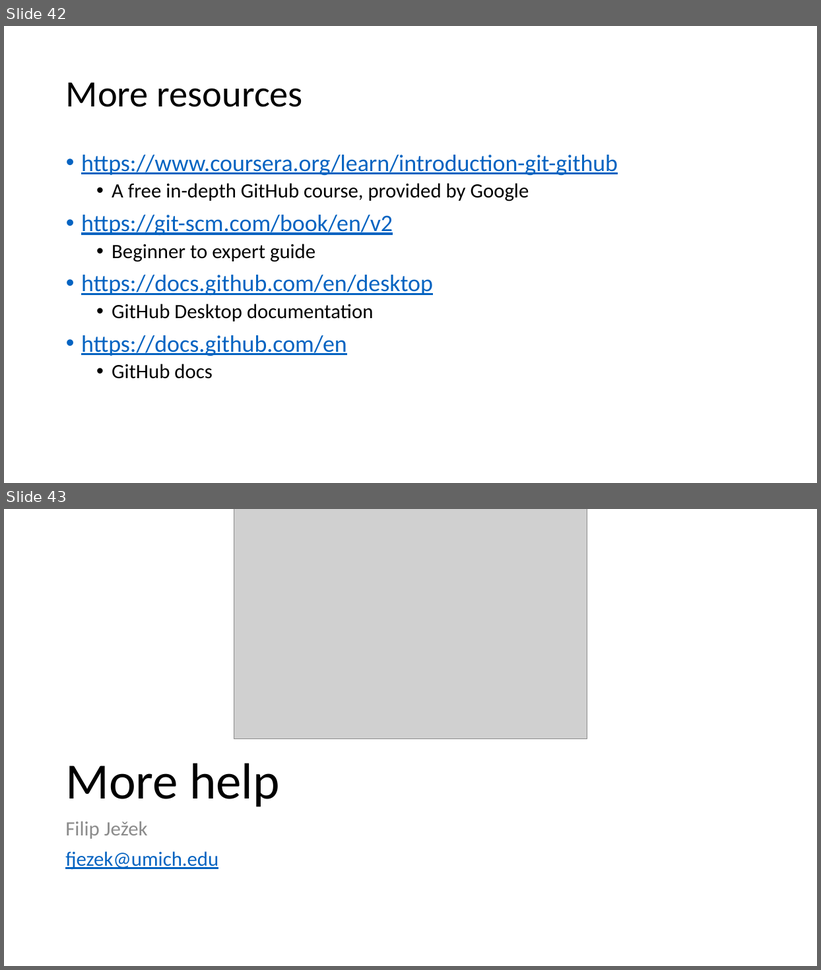
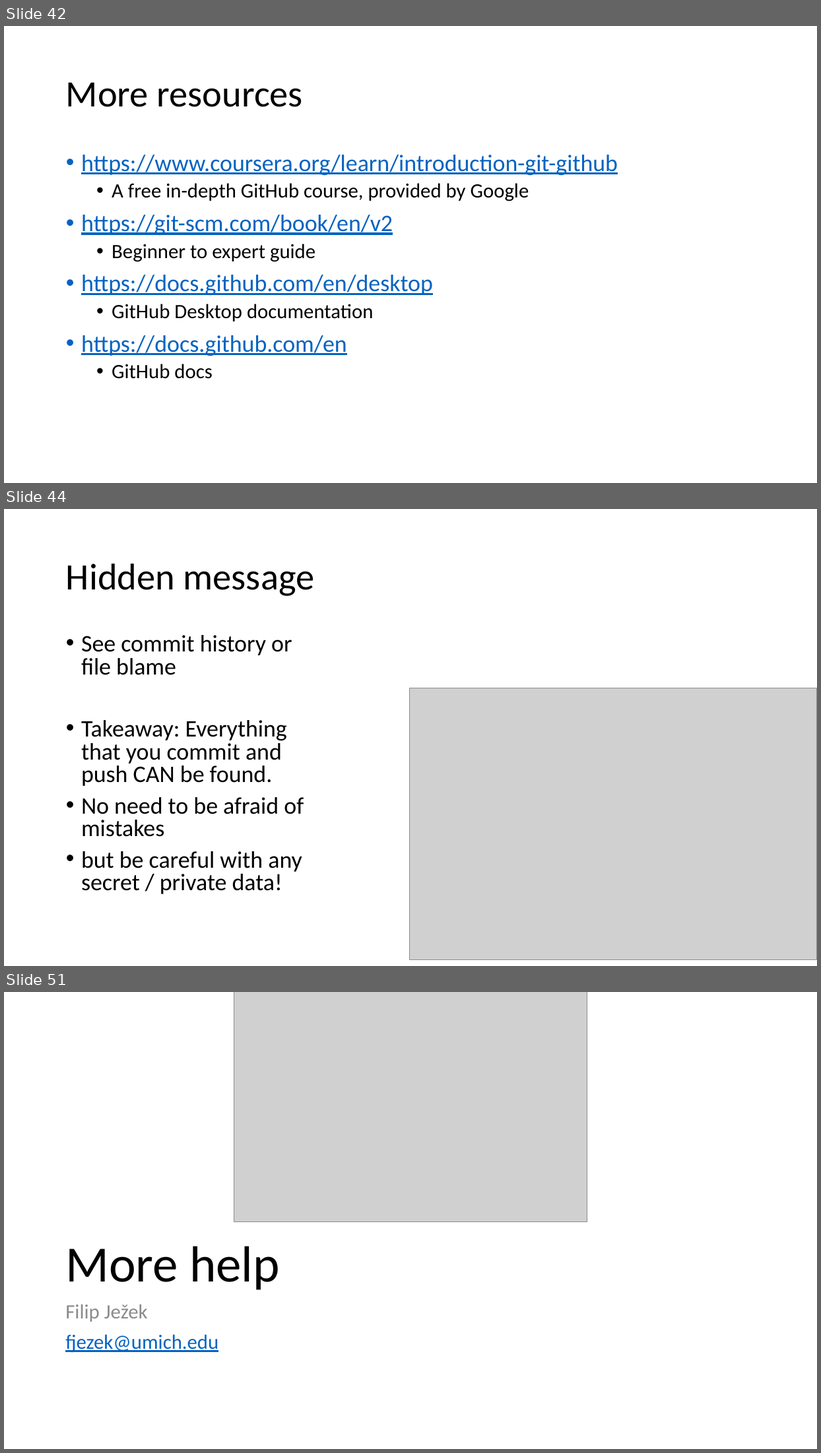
Before and after one commit to beards-lab/Phys520, a slide deck: 01_GitTutorial/HowToGit.pptx. Shown one above the other, each under a label of ours: slides 42 and 43 before the commit, slides 42, 44 and 51 after it; the slides between them are not shown. The pictures are 821x970 and 821x1453 pixels, drawn with LibreOffice and Linux fonts; fonts in the diff are those of the drawing; grey boxes stand for pictures. Boxes give left, top, right and bottom in pixels: in the first picture for what was removed or moved away, otherwise in the second. Text is boxed around its words. In the diff, an @@ line names an element or a change of style, - is before the commit and + after.

```diff
--- a/01_GitTutorial/HowToGit.pptx
+++ b/01_GitTutorial/HowToGit.pptx
@@ slide 44 added at bbox=[4, 509, 817, 966], background #FFFFFF @@
@@ title added at bbox=[66, 563, 315, 596], 44 pt, text #000000 @@
+Hidden message
@@ text added at bbox=[81, 635, 304, 894], 28 pt, text #000000 @@
+• See commit history or file blame
+• Takeaway: Everything that you commit and push CAN be found.
+• No need to be afraid of mistakes
+• but be careful with any secret / private data!
@@ picture added at bbox=[410, 689, 817, 960] @@
@@ what was slide 43 is now slide 51 @@
```
Also in this commit, not shown: 1 slide changed, 7 other slides added.
